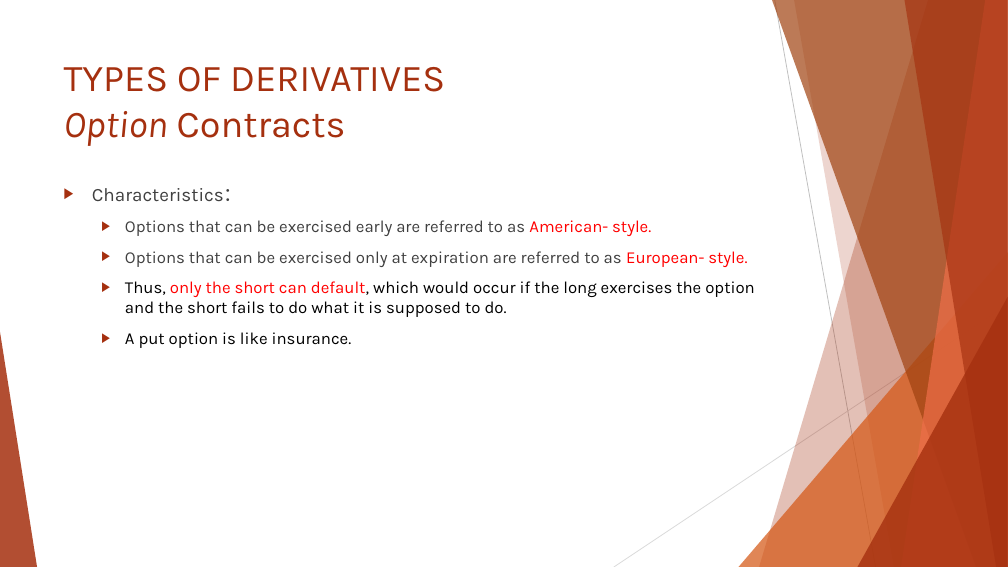
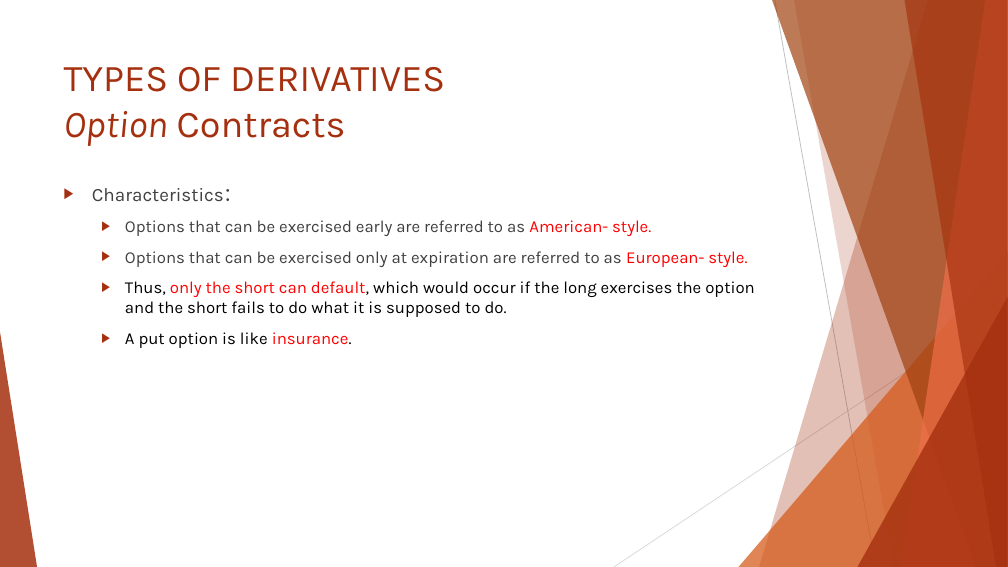
Before and after one commit to Isco0530/data, a slide deck: slide 32 of Reading 45.pptx. Drawn at 1008x567 pixels with LibreOffice and Linux fonts; fonts in the diff are those of the drawing. Boxes give left, top, right and bottom in pixels: in the first picture for what was removed or moved away, otherwise in the second. Text is boxed around its words. In the diff, an @@ line names an element or a change of style, - is before the commit and + after.

```diff
--- a/Reading 45.pptx
+++ b/Reading 45.pptx
@@ text at bbox=[125, 332, 352, 348]: text colour #000000 to #FF0000 in "insurance." @@
```
Also in this commit, not shown: 2 other slides changed, 1 slide added.
